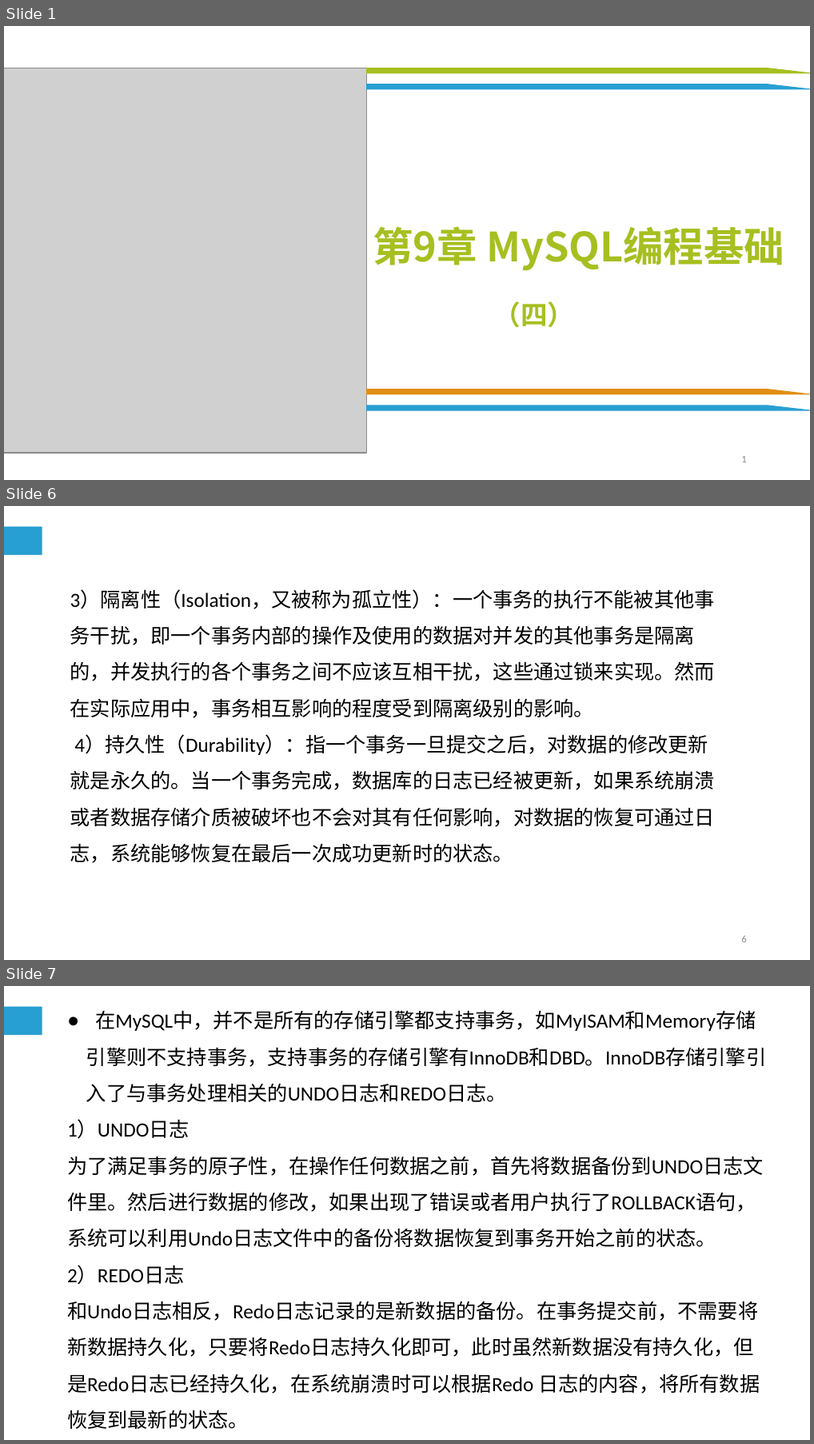
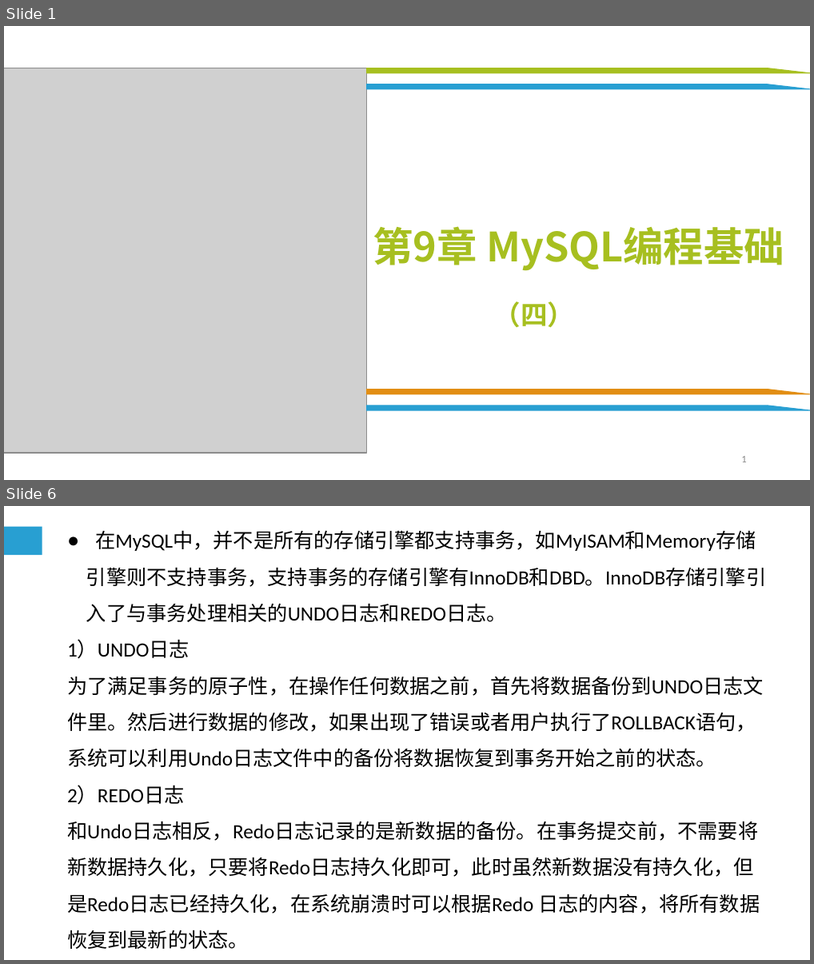
Before and after one commit to cqj726/mysql-s-PPT, a slide deck: PPT/第9章 MySQL编程基础（四）.ppt. Shown one above the other, each under a label of ours: slides 1, 6 and 7 before the commit, slides 1 and 6 after it; the slides between them are not shown. The pictures are 814x1444 and 814x964 pixels, drawn with LibreOffice and Linux fonts; fonts in the diff are those of the drawing; grey boxes stand for pictures; background and template pictures are left out. Boxes give left, top, right and bottom in pixels: in the first picture for what was removed or moved away, otherwise in the second. Text is boxed around its words. In the diff, an @@ line names an element or a change of style, - is before the commit and + after.

Commit message:
更新了第九章PPT

```diff
--- a/PPT/第9章 MySQL编程基础（四）.ppt
+++ b/PPT/第9章 MySQL编程基础（四）.ppt
@@ slide 6 removed at (x1=4, y1=506, x2=810, y2=960), background #FFFFFF; not listed: 1 template element that a slide beside it also shows @@
@@ text removed at (x1=70, y1=590, x2=715, y2=863) @@
-3）隔离性（Isolation，又被称为孤立性）：一个事务的执行不能被其他事务干扰，即一个事务内部的操作及使用的数据对并发的其他事务是隔离的，并发执行的各个事务之间不应该互相干扰，这些通过锁来实现。然而在实际应用中，事务相互影响的程度受到隔离级别的影响。
-4）持久性（Durability）：指一个事务一旦提交之后，对数据的修改更新就是永久的。当一个事务完成，数据库的日志已经被更新，如果系统崩溃或者数据存储介质被破坏也不会对其有任何影响，对数据的恢复可通过日志，系统能够恢复在最后一次成功更新时的状态。
@@ page number removed at (x1=742, y1=935, x2=746, y2=942) @@
-6
@@ what was slide 7 is now slide 6 @@
```
Also in this commit, not shown: 1 slide changed, 3 slides added, 3 other slides removed, 1 other file.
